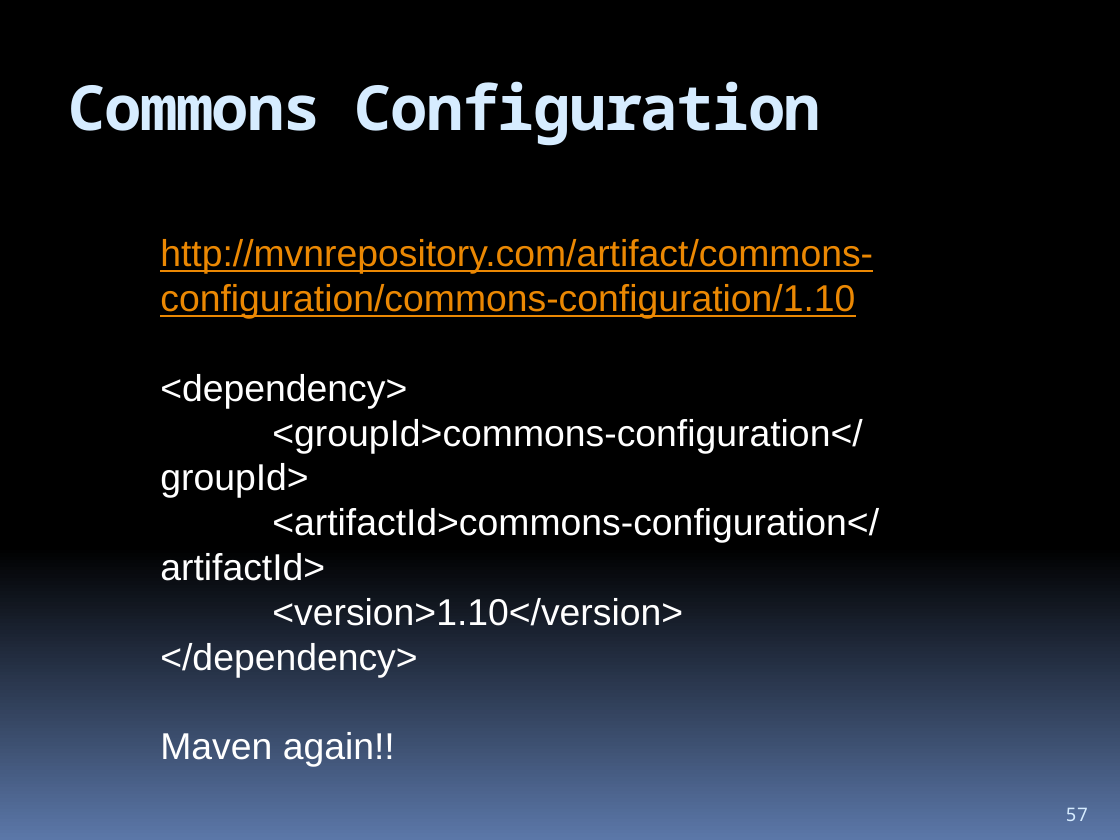
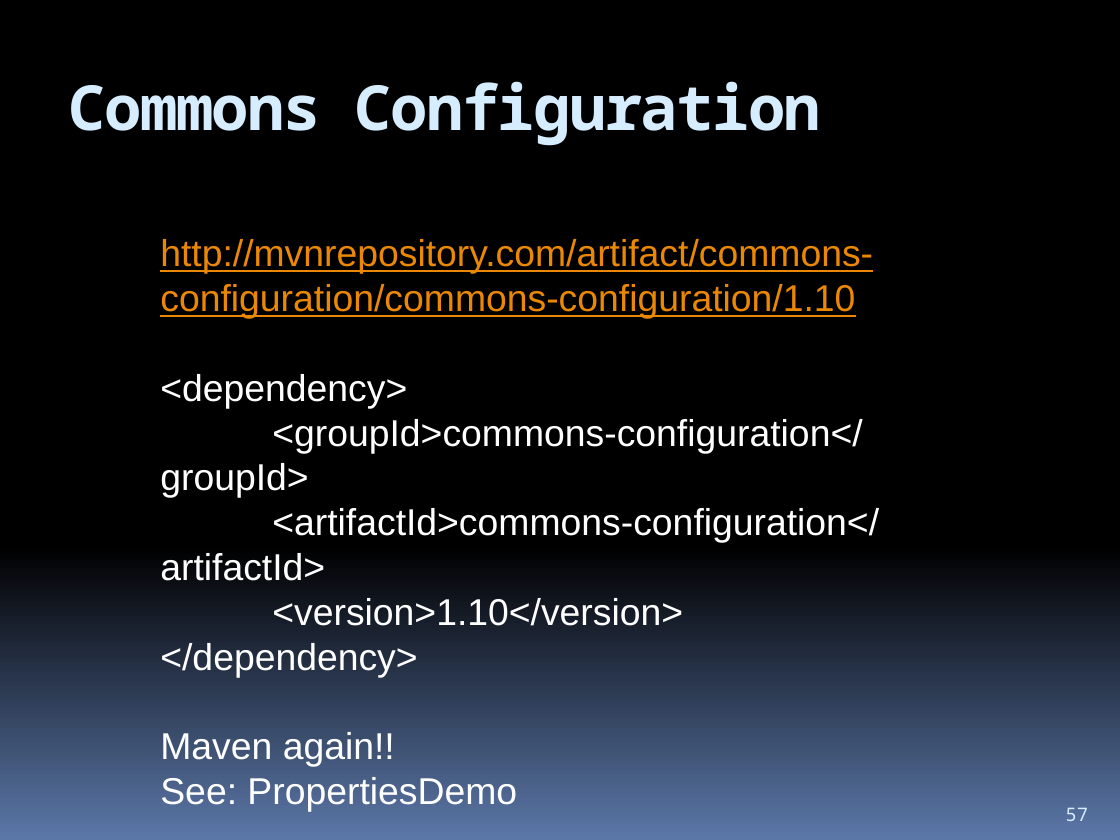
Before and after one commit to hchan/comp2613, a slide deck: slide 57 of coursePresentation.pptx. Drawn at 1120x840 pixels with LibreOffice and Linux fonts; fonts in the diff are those of the drawing. Boxes give left, top, right and bottom in pixels: in the first picture for what was removed or moved away, otherwise in the second. Text is boxed around its words. In the diff, an @@ line names an element or a change of style, - is before the commit and + after.

```diff
--- a/coursePresentation.pptx
+++ b/coursePresentation.pptx
@@ text at <box>160,777,517,812</box>: paragraph added @@
+See: PropertiesDemo
```
Also in this commit, not shown: 2 slides added, 4 other files.
